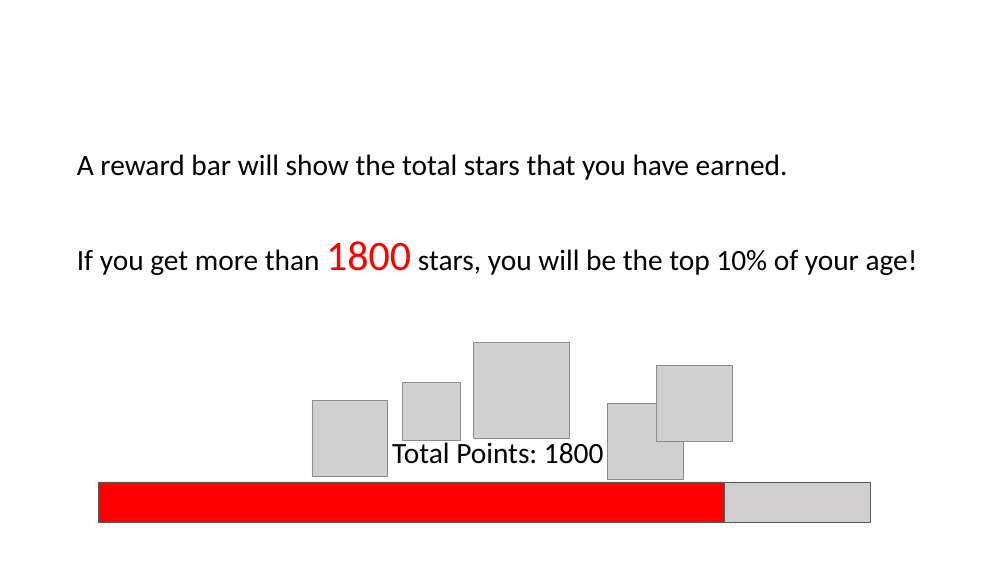
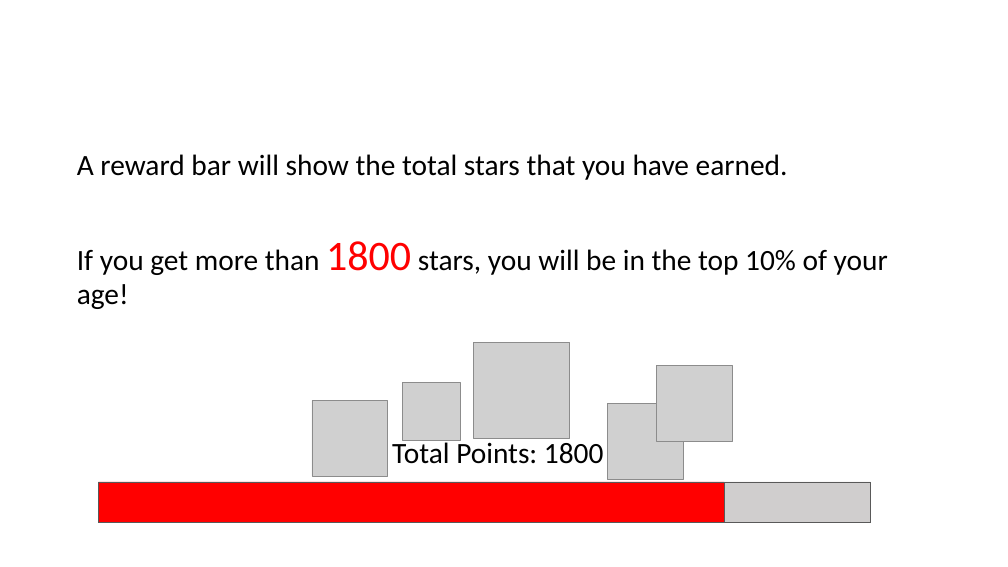
Before and after one commit to LillianXu2019/LUX-RL, a slide deck: slide 5 of images/task_instructions_lux.pptx (slide 7 before the commit). Drawn at 1008x567 pixels with LibreOffice and Linux fonts; fonts in the diff are those of the drawing; grey boxes stand for pictures. Boxes give left, top, right and bottom in pixels: in the first picture for what was removed or moved away, otherwise in the second. Text is boxed around its words. In the diff, an @@ line names an element or a change of style, - is before the commit and + after.

```diff
--- a/images/task_instructions_lux.pptx
+++ b/images/task_instructions_lux.pptx
@@ text at [77,241,888,309]: text changed @@
-If you get more than 1800 stars, you will be the top 10% of your age!
+If you get more than 1800 stars, you will be in the top 10% of your age!
```
Also in this commit, not shown: 7 other slides changed, 7 slides added, 2 slides removed, 19 other files.
